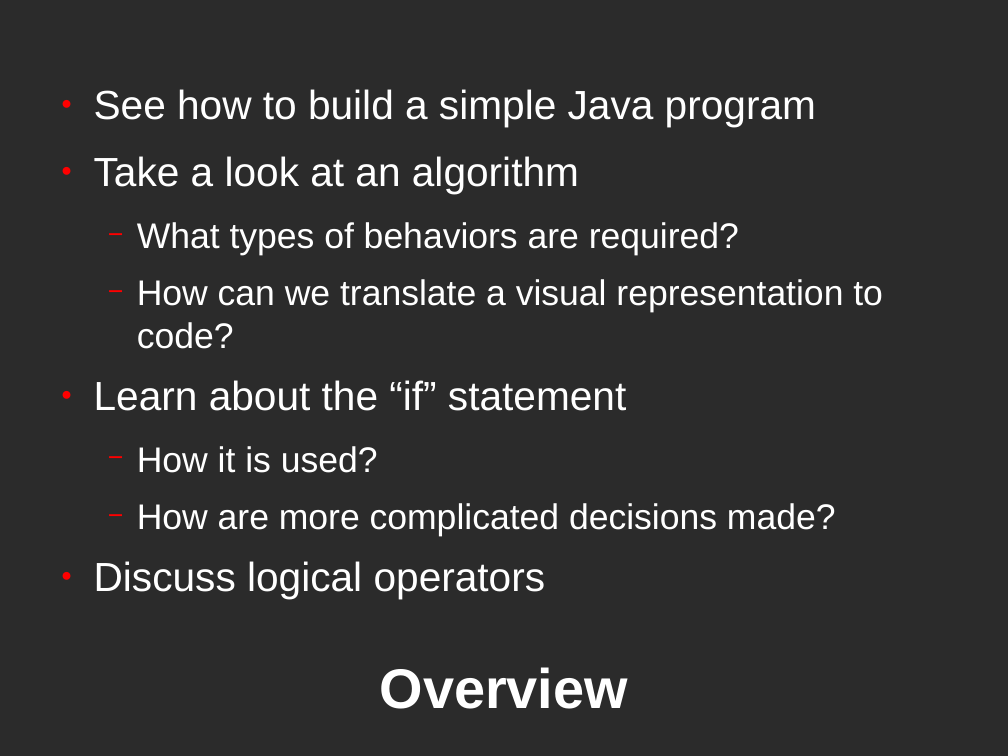
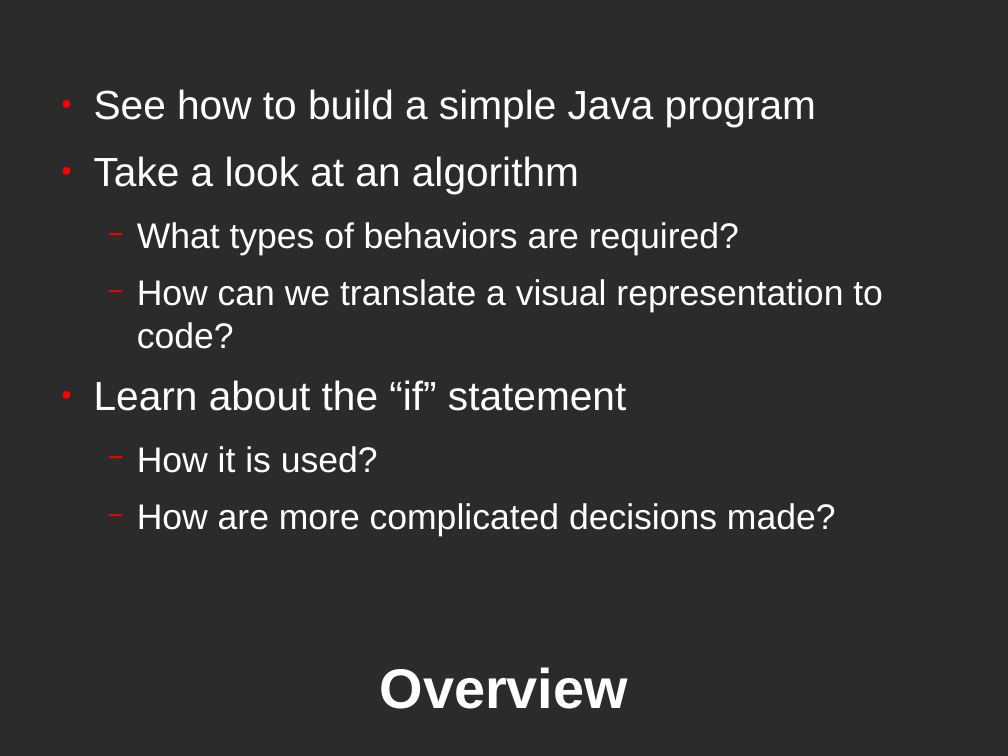
Before and after one commit to wilkie/intro-to-programming, a slide deck: slide 3 of odp/Lecture4-MakingDecisions.odp. Drawn at 1008x756 pixels with LibreOffice and Linux fonts; fonts in the diff are those of the drawing; background and template pictures are left out; a plain dark background stands for a picture behind light text. Boxes give left, top, right and bottom in pixels: in the first picture for what was removed or moved away, otherwise in the second. Text is boxed around its words. In the diff, an @@ line names an element or a change of style, - is before the commit and + after.

```diff
--- a/odp/Lecture4-MakingDecisions.odp
+++ b/odp/Lecture4-MakingDecisions.odp
@@ text at [94,561,546,599]: paragraph removed @@
-● Discuss logical operators
```
Also in this commit, not shown: 2 other slides changed, 12 slides added, 1 other file.
